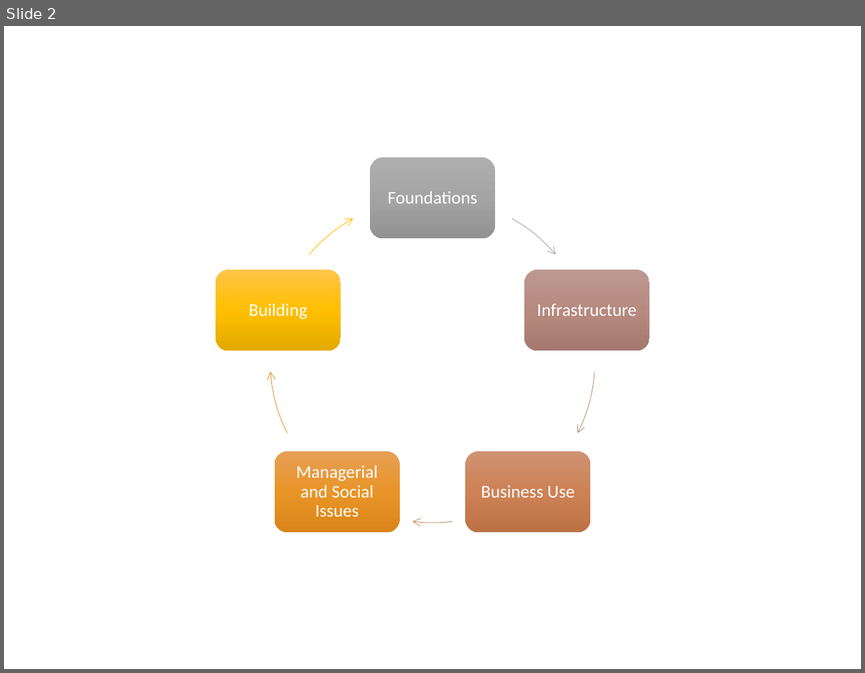
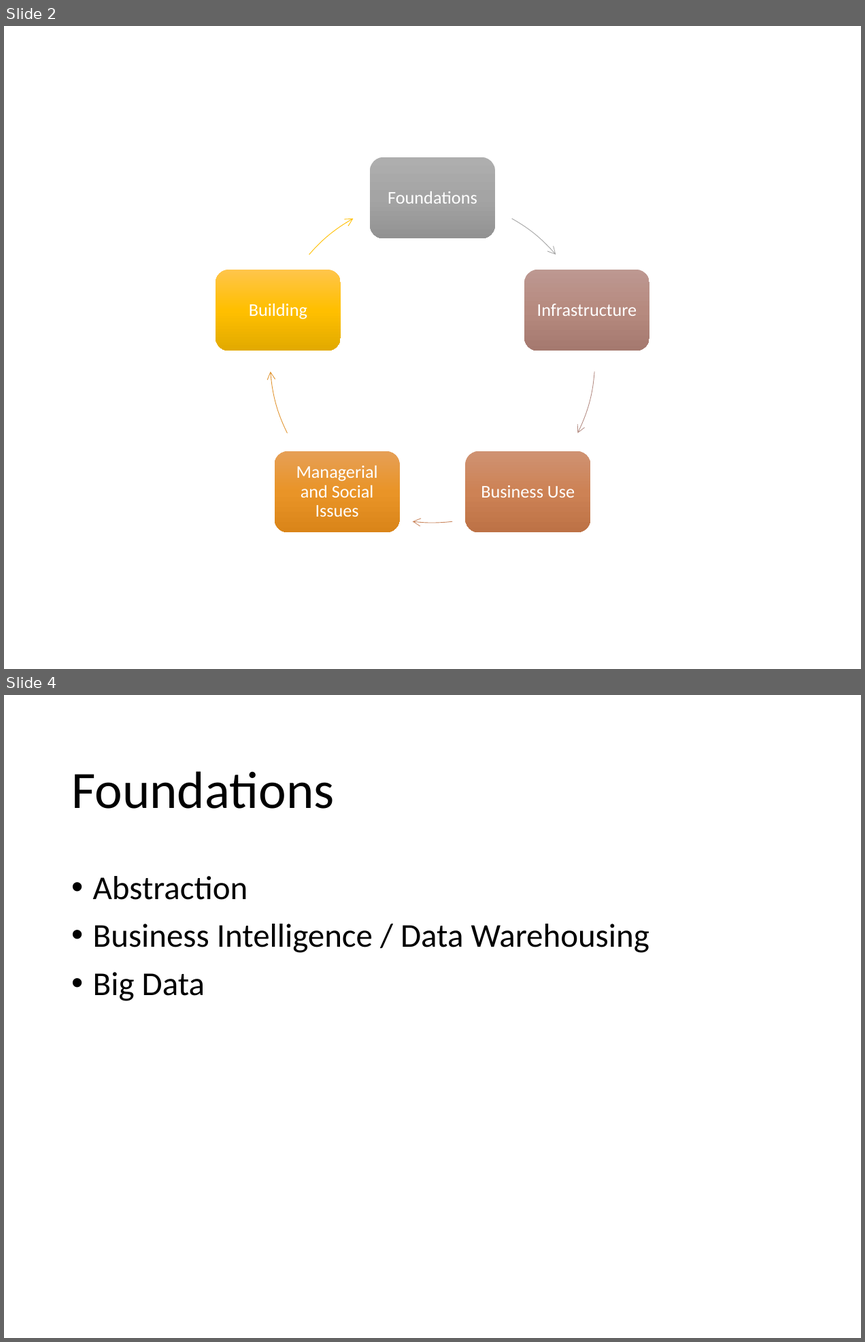
Before and after one commit to colinbellCA/1161.cs330-uwaterloo-sematic_analytics, a slide deck: 1161.cs330-social_graphs_and_semantic_analytics.pptx. Shown one above the other, each under a label of ours: slide 2 before the commit, slides 2 and 4 after it; the slides between them are not shown. The pictures are 865x673 and 865x1342 pixels, drawn with LibreOffice and Linux fonts; fonts in the diff are those of the drawing. Boxes give left, top, right and bottom in pixels: in the first picture for what was removed or moved away, otherwise in the second. Text is boxed around its words. In the diff, an @@ line names an element or a change of style, - is before the commit and + after.

```diff
--- a/1161.cs330-social_graphs_and_semantic_analytics.pptx
+++ b/1161.cs330-social_graphs_and_semantic_analytics.pptx
@@ slide 4 added at (4,695,861,1338), background #FFFFFF @@
@@ title added at (71,771,334,809), 44 pt, text #000000 @@
+Foundations
@@ text added at (93,876,649,1001), 28 pt, text #000000 @@
+• Abstraction
+• Business Intelligence / Data Warehousing
+• Big Data
```
Also in this commit, not shown: 2 slides changed, 12 other slides added, 1 other file.
